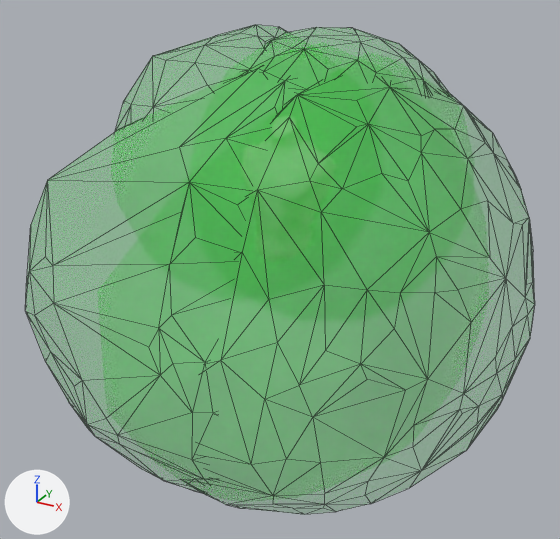
Renders of the COLLADA model data/meshes/spiderman/spiderman-thorax_view.dae from each side of a commit.
Both versions are drawn from a 50 mm lens placed at (1.49, -2.71, 1.26), pointed at (0.03, -0.06, -0.07). Arrows for +X, +Y and +Z are at lower left; the lights stay in place. Mesh edges are drawn as thin lines. Where no turn or scale is listed for an object, it has been applied to the vertices.

In view in the first picture: 'lfoot_rom', 'lhand_rom', 'rfoot_rom', 'rhand_rom'.
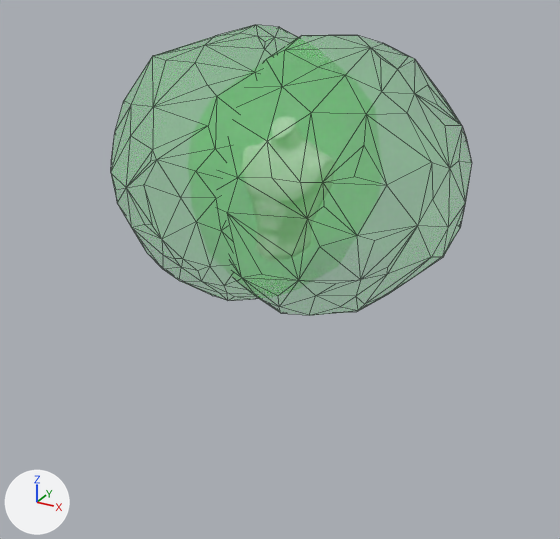
What changed in the scene script:
```text
Change me_foo:
    used by ob_lhand_rom; location = (0.0, 0.0, 0.0); rotation_euler = (3.142, 0.0, 1.571), in degrees (180, 0, 90)
    remove me_foo.from_pydata(...)  # 267 vertices, 530 faces; spans x -0.539..0.638, y -0.292..0.77, z -0.917..0.259
    add me_foo.from_pydata(...)  # 144 vertices, 284 faces; spans x -0.306..0.752, y -0.504..0.506, z -0.17..0.883
    me_foo part 1: 267 vertices removed from x -0.539..0.638, y -0.292..0.77, z -0.917..0.259; 144 vertices added at x -0.306..0.752, y -0.504..0.506, z -0.17..0.883
Remove ob_rfoot_rom:
    ob_rfoot_rom = bpy.data.objects.new('rfoot_rom', me_foo_003)
    ob_rfoot_rom.location = (0.0, 0.0, 0.0)
Remove ob_lfoot_rom:
    ob_lfoot_rom = bpy.data.objects.new('lfoot_rom', me_foo_002)
    ob_lfoot_rom.location = (0.0, 0.0, 0.0)
Change ob_lhand_rom:
    ob_lhand_rom.rotation_euler: (3.142, 0.0, 1.571) -> (0.0, 0.0, 0.0)  # degrees (180, 0, 90) -> degrees (0, 0, 0)
```

What differs and where, as boxes (x1, y1, x2, y2) in the pictures (560 x 539 px):
'lfoot_rom', deleted (green)
    before: (190, 77, 535, 514)
'rfoot_rom', deleted (green)
    before: (25, 67, 300, 493)
'lhand_rom', reshaped, turned
    before: (239, 27, 450, 95)
    after: (219, 35, 472, 315)
'rhand_rom', unchanged, uncovered by the edit
    before: (115, 25, 288, 131)
    after: (111, 25, 299, 301)
